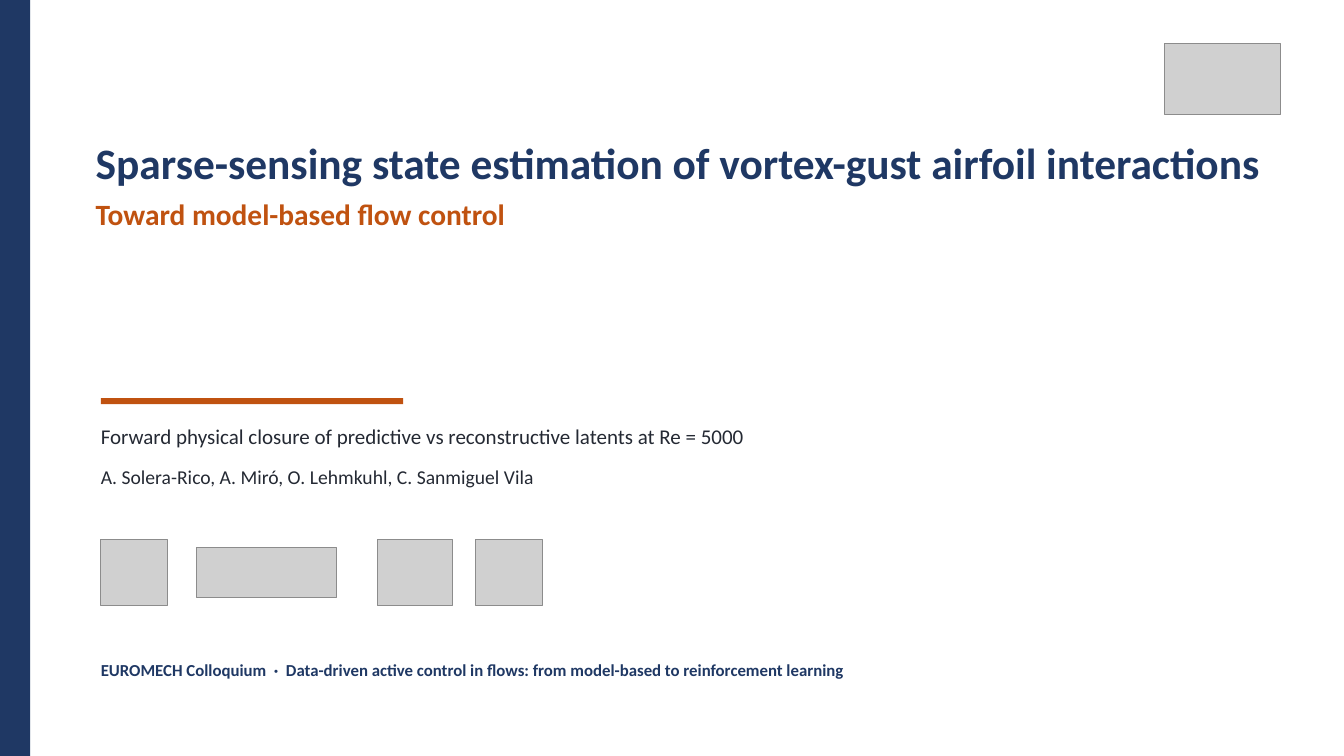
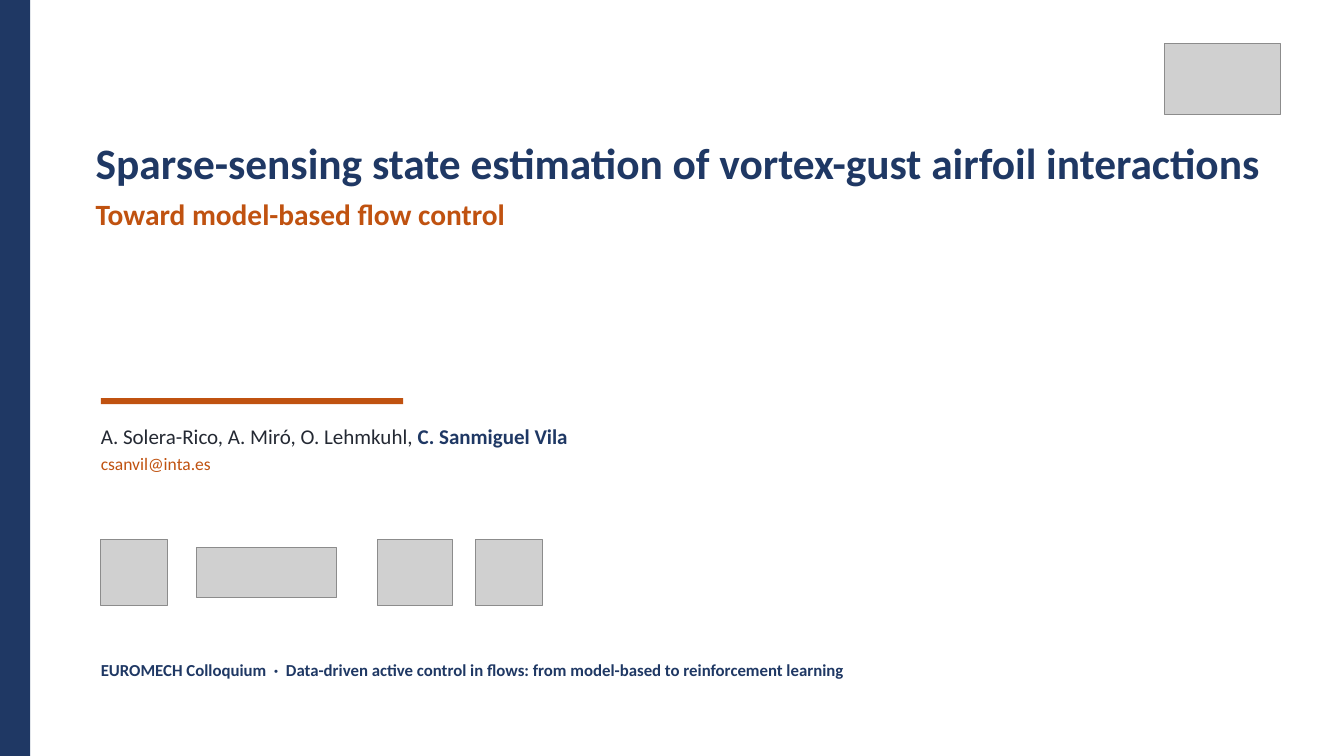
Before and after one commit to sanmi90/GUST-JEPA, a slide deck: slide 1 of paper/talk/euromech_gust_jepa.pptx. Drawn at 1344x756 pixels with LibreOffice and Linux fonts; fonts in the diff are those of the drawing; grey boxes stand for pictures. Boxes give left, top, right and bottom in pixels: in the first picture for what was removed or moved away, otherwise in the second. Text is boxed around its words. In the diff, an @@ line names an element or a change of style, - is before the commit and + after.

```diff
--- a/paper/talk/euromech_gust_jepa.pptx
+++ b/paper/talk/euromech_gust_jepa.pptx
@@ text at box(101, 429, 744, 448): paragraph removed @@
-Forward physical closure of predictive vs reconstructive latents at Re = 5000
@@ text at box(101, 429, 568, 448): size 14 to 15 pt in "A. Solera-Rico, A. Miró, O. Lehmkuhl, C. ..."; text colour #242933 to #1F3864, bold on in "C. Sanmiguel Vila" @@
@@ text at box(101, 458, 211, 472): paragraph added @@
+csanvil@inta.es
```
Also in this commit, not shown: 2 other files.
